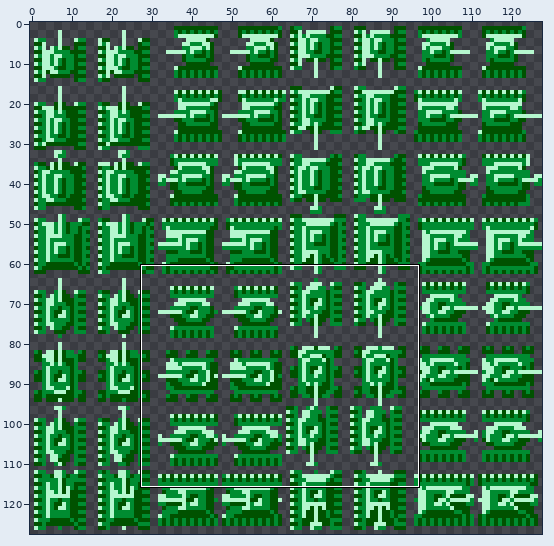
A sprite sheet gets an edit: BattleCity/resources/graphics/TankGreen.png. Above, an overview of the earlier version with the close-up marked.
Close-up. Old version:
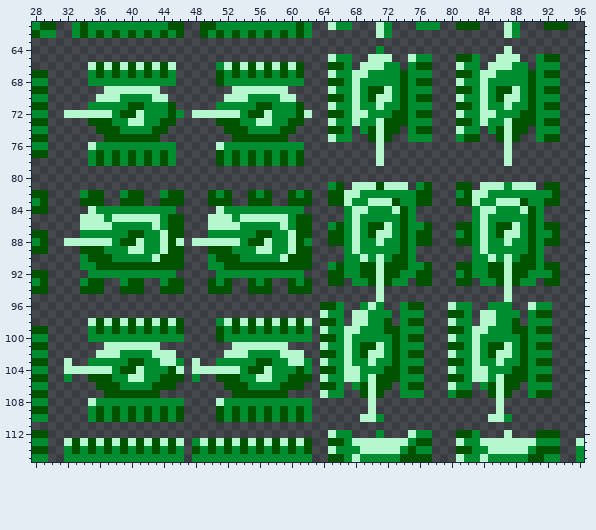
The file is 128x128 pixels. Shown: x 28..96, y 61..115.
And afterwards:
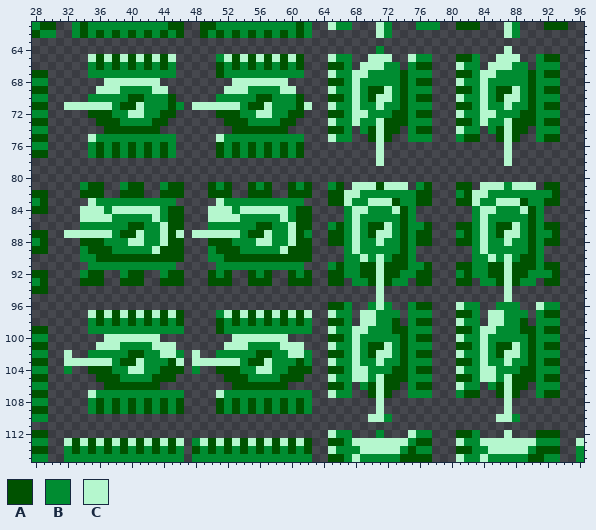
Palette (. is transparent): A #005200  B #008c31  C #b5f7ce
Difference:
y 65: x 35..45 ........... -> CACACACACAC; x 51..61 ........... -> BCACACACACA
y 66: x 35 C -> B; x 37 C -> B; x 39 C -> B; x 41 C -> B; x 43 C -> B; x 45 C -> B; x 51..52 BC -> AB; x 54 C -> B; x 56 C -> B; x 58 C -> B; x 60 C -> B
y 67: x 36 A -> B; x 38 A -> B; x 40 A -> B; x 42 A -> B; x 44 A -> B; x 53 A -> B; x 55 A -> B; x 57 A -> B; x 59 A -> B; x 61 A -> B
y 68: x 35..45 BBBBBBBBBBB -> ..CCCCCCC..; x 51..61 ABBBBBBBBBB -> ..CCCCCCC..
y 69: x 36 . -> C; x 39..42 CCCC -> BBBB; x 44 . -> C; x 52 . -> C; x 55..58 CCCC -> BBBB; x 60 . -> C
y 70: x 35..38 .CCC -> BBBB; x 40..41 BB -> AA; x 43..45 CC. -> BBA; x 51..54 .CCC -> BBBB; x 56..57 BB -> AA; x 59..61 CC. -> BBA
y 71: x 32..37 ...BBB -> CCCCCC; x 39 B -> A; x 41 A -> C; x 46 . -> B; x 48..53 ...BBB -> CCCCCC; x 55 B -> A; x 57 A -> C; x 62 . -> C
y 72: x 32..37 CCCCCC -> ...AAA; x 39..40 AA -> BC; x 44 B -> A; x 46 B -> .; x 48..53 CCCCCC -> ...AAA; x 55..56 AA -> BC; x 60 B -> A; x 62 C -> .
y 73: x 35 A -> .; x 38 B -> A; x 40..41 CC -> BB; x 43 B -> A; x 45 A -> .; x 51 A -> .; x 54 B -> A; x 56..57 CC -> BB; x 59 B -> A; x 61 A -> .
y 74: x 36 A -> .; x 39..42 BBBB -> AAAA; x 44 A -> .; x 52 A -> .; x 55..58 BBBB -> AAAA; x 60 A -> .
y 75: x 35..45 ..AAAAAAA.. -> CBBBBBBBBBB; x 51..61 ..AAAAAAA.. -> CBBBBBBBBBB
y 76: x 35..36 CB -> BA; x 38 B -> A; x 40 B -> A; x 42 B -> A; x 44 B -> A; x 51 C -> A; x 53 B -> A; x 55 B -> A; x 57 B -> A; x 59 B -> A; x 61 B -> A
y 78: x 35..45 BABABABABAB -> ...........; x 51..61 ABABABABABA -> ...........
y 81: x 34..36 ... -> BAA; x 39..41 ... -> BAA; x 44..46 ... -> BAA; x 50..52 ... -> ABA; x 55..57 ... -> ABA; x 60..62 ... -> ABA
y 82: x 34 B -> A; x 39 B -> A; x 44 B -> A; x 51 B -> A; x 56 B -> A; x 61 B -> A
y 83: x 34..46 AAA..AAA..AAA -> .CBBBBBBBBBB.; x 50..62 AAA..AAA..AAA -> .CBBBBBBBBBB.
y 84: x 34 . -> C; x 36 B -> C; x 38..43 BBBBBB -> CCCCCC; x 45..46 B. -> AA; x 50 . -> C; x 52 B -> C; x 54..59 BBBBBB -> CCCCCC; x 61..62 B. -> AA
y 85: x 37..42 BCCCCC -> CBBBBB; x 53..58 BCCCCC -> CBBBBB
y 86: x 34..37 CCCC -> BBBB; x 40..41 BB -> AA; x 43..44 CB -> BC; x 50..53 CCCC -> BBBB; x 56..57 BB -> AA; x 59..60 CB -> BC
y 87: x 32..37 ..BBBB -> CCCCCC; x 39 B -> A; x 41 A -> C; x 46 A -> C; x 48..53 ..BBBB -> CCCCCC; x 55 B -> A; x 57 A -> C; x 62 A -> B
y 88: x 32..37 CCCCCC -> ..AAAB; x 39..40 AA -> BC; x 46 C -> A; x 48..53 CCCCCC -> ..AAAB; x 55..56 AA -> BC; x 62 B -> A
y 89: x 34 A -> B; x 37 B -> A; x 40..41 CC -> BB; x 43..44 BC -> CA; x 50 A -> B; x 53 B -> A; x 56..57 CC -> BB; x 59..60 BC -> CA
y 90: x 35 A -> B; x 38..43 BBBBBC -> AAAAAA; x 51 A -> B; x 54..59 BBBBBC -> AAAAAA
y 91: x 34 B -> .; x 36..46 AAAAAAAAAAA -> BBBBBBBBBB.; x 50 B -> .; x 52..62 AAAAAAAAAAA -> BBBBBBBBBB.
y 92: x 34..38 .BBBB -> BAA..; x 40..43 BBBB -> AA..; x 45..46 B. -> AA; x 50 . -> A; x 52..55 BBBB -> A..A; x 57..60 BBBB -> A..A; x 62 . -> A
y 93: x 34 B -> A; x 39 B -> A; x 44 B -> A; x 51 B -> A; x 56 B -> A; x 61 B -> A
y 94: x 34..36 AAA -> ...; x 39..41 AAA -> ...; x 44..46 AAA -> ...; x 50..52 AAA -> ...; x 55..57 AAA -> ...; x 60..62 AAA -> ...
y 96: x 64 A -> .; x 66..67 B. -> AB; x 69..72 BCB. -> .BCB; x 74..75 BA -> .B; x 77 . -> A; x 80..81 CB -> .C; x 83 . -> B; x 85 B -> .; x 88 . -> B; x 90..91 CB -> .C; x 93 . -> B
y 97: x 35..46 ............ -> CACACACACACA; x 51..62 ............ -> BCACACACACAC; x 64..65 CB -> .C; x 67..68 .C -> B.; x 70 B -> C; x 73..74 .B -> B.; x 77 . -> B; x 80 A -> .; x 82..84 B.C -> AB.; x 86 B -> C; x 89..91 .BA -> B.B; x 93 . -> A
y 98: x 35 C -> B; x 37 C -> B; x 39 C -> B; x 41 C -> B; x 43 C -> B; x 45 C -> B; x 51..52 BC -> AB; x 54 C -> B; x 56 C -> B; x 58 C -> B; x 60 C -> B; x 62 C -> B; x 64 A -> .; x 66..68 B.C -> AB.; x 70 B -> C; x 72..75 A.BA -> BA.B; x 77 . -> A; x 80..81 CB -> .C; x 83..84 .C -> B.; x 86 B -> C; x 88..90 A.B -> BA.; x 93 . -> B
y 99: x 36 A -> B; x 38 A -> B; x 40 A -> B; x 42 A -> B; x 44 A -> B; x 46 A -> B; x 53 A -> B; x 55 A -> B; x 57 A -> B; x 59 A -> B; x 61 A -> B; x 64..65 CB -> .C; x 67 C -> B; x 69 B -> C; x 72 A -> B; x 74 B -> A; x 77 . -> B; x 80 A -> .; x 82..83 BC -> AB; x 85 B -> C; x 88 A -> B; x 90..91 BA -> AB; x 93 . -> A
y 100: x 35..46 BBBBBBBBBBBB -> ..CCCCCCC...; x 51..62 ABBBBBBBBBBB -> ..CCCCCCC...; x 64 A -> .; x 66..68 BCB -> ABC; x 73..75 ABA -> BAB; x 77 . -> A; x 80..81 CB -> .C; x 83..84 CB -> BC; x 89..90 AB -> BA; x 93 . -> B
y 101: x 36 . -> C; x 39..42 CCCC -> BBBB; x 44..45 .. -> CC; x 52 . -> C; x 55..58 CCCC -> BBBB; x 60..61 .. -> CC; x 64..65 CB -> .C; x 67..69 CBA -> BCB; x 71..74 CBAB -> ACBA; x 77 . -> B; x 80 A -> .; x 82..85 BCBA -> ABCB; x 87..91 CBABA -> ACBAB; x 93 . -> A
y 102: x 32 . -> C; x 35..38 .CCC -> BBBB; x 40..41 BB -> AA; x 43 C -> B; x 46 . -> B; x 48 . -> C; x 51..54 .CCC -> BBBB; x 56..57 BB -> AA; x 59 C -> B; x 62 . -> B; x 64 A -> .; x 66..70 BCBAC -> ABCBA; x 72..75 BABA -> CBAB; x 77 . -> A; x 80..81 CB -> .C; x 83..86 CBAC -> BCBA; x 88..90 BAB -> CBA; x 93 . -> B
y 103: x 33..37 ..BBB -> CCCCC; x 39 B -> A; x 41 A -> C; x 44..46 CCB -> BAC; x 49..53 ..BBB -> CCCCC; x 55 B -> A; x 57 A -> C; x 60..61 CC -> BA; x 64..65 CB -> .C; x 67..68 CB -> BC; x 70..71 CB -> BC; x 73..74 AB -> BA; x 77 . -> B; x 80 A -> .; x 82..84 BCB -> ABC; x 86..87 CB -> BC; x 89..91 ABA -> BAB; x 93 . -> A
y 104: x 32..37 CCCCCC -> B..AAA; x 39..40 AA -> BC; x 44 B -> A; x 46 C -> A; x 48..53 CCCCCC -> B..AAA; x 55..56 AA -> BC; x 60 B -> A; x 62 B -> A; x 64 A -> .; x 66..67 BC -> AB; x 69 B -> C; x 72 A -> B; x 74..75 BA -> AB; x 77 . -> A; x 80..81 CB -> .C; x 83 C -> B; x 85 B -> C; x 88 A -> B; x 90 B -> A; x 93 . -> B
y 105: x 32 B -> .; x 35 A -> .; x 38 B -> A; x 40..41 CC -> BB; x 43 B -> A; x 46 A -> .; x 48 B -> .; x 51 A -> .; x 54 B -> A; x 56..57 CC -> BB; x 59 B -> A; x 62 A -> .; x 64..65 CB -> .C; x 67 C -> B; x 69..71 BCA -> CBC; x 74 B -> A; x 77 . -> B; x 80 A -> .; x 82..83 BC -> AB; x 85..87 BCA -> CBC; x 90..91 BA -> AB; x 93 . -> A
y 106: x 36 A -> .; x 39..42 BBBB -> AAAA; x 44..45 AA -> ..; x 52 A -> .; x 55..58 BBBB -> AAAA; x 60..61 AA -> ..; x 64 A -> .; x 66..71 B.BACA -> AB.BAC; x 73..75 .BA -> A.B; x 77 . -> A; x 80..81 CB -> .C; x 83..87 .BACA -> B.BAC; x 89..90 .B -> A.; x 93 . -> B
y 107: x 35..46 ..AAAAAAA... -> CBBBBBBBBBBB; x 51..62 ..AAAAAAA... -> CBBBBBBBBBBB; x 64..65 CB -> .C; x 67 . -> B; x 69..72 ACA. -> .ACA; x 74 B -> .; x 77 . -> B; x 80..81 BA -> .B; x 83 . -> A; x 85..88 ACA. -> .ACA; x 90..91 BA -> .B; x 93 . -> A
y 108: x 35..36 CB -> BA; x 38 B -> A; x 40 B -> A; x 42 B -> A; x 44 B -> A; x 46 B -> A; x 51 C -> A; x 53 B -> A; x 55 B -> A; x 57 B -> A; x 59 B -> A; x 61 B -> A; x 70..71 C. -> .C; x 86..87 C. -> .C
y 109: x 70..71 C. -> .C; x 86..87 C. -> .C
y 110: x 35..46 BABABABABABA -> ............; x 51..62 ABABABABABAB -> ............; x 69 C -> .; x 71..72 B. -> CB; x 85 C -> .; x 87..88 B. -> CB
Where, in picture pixels (left, top, right, bottom), the same in both close-ups:
changed: (64, 54, 560, 422)
